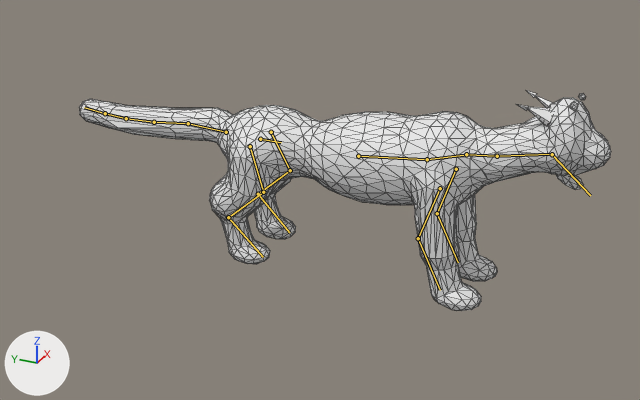
Two versions of the glTF model art/kit/creatures/creature.hill_cat/creature.hill_cat.glb, one commit apart.
Camera for both pictures: a camera (50 mm lens) standing at (-2.609, -1.272, 1.549) and looking at (-0.091, -0.138, 0.289). The axes (+X, +Y, +Z) are drawn at lower left. The lights are the same throughout. The picture after the commit comes second. Both versions are drawn at frame 11 of the action 'Snarl'; the numbers are the values there. The bones that change, and the others that lie on the model, are drawn over the model as lines. Mesh edges are drawn as thin lines.

The first picture shows 'Body'.
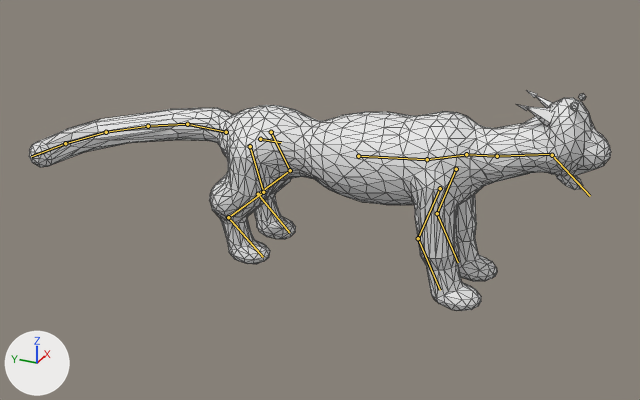
Boxes (x1, y1, x2, y2) around the edits, measured in the pictures (640 x 400 px):
'Body', posed (9% wider)
    before: (79, 90, 611, 311)
    after: (29, 90, 611, 311)
bone 'tail_1', root to tip
    before: (226, 132) to (188, 123)
    after: (226, 132) to (187, 124)
bone 'tail_2', root to tip
    before: (188, 123) to (154, 122)
    after: (187, 124) to (148, 126)
bone 'tail_3', root to tip
    before: (154, 122) to (126, 118)
    after: (148, 126) to (106, 132)
bone 'tail_4', root to tip
    before: (126, 118) to (105, 113)
    after: (106, 132) to (65, 143)
bone 'tail_5', root to tip
    before: (105, 113) to (84, 107)
    after: (65, 143) to (31, 156)

The change in detail:
Bone 'tail_1' (bone_tail_1) turns from (-4, 0, 1) to (-4, 0, 2) degrees about its own x, y and z.
Bone 'tail_2' (bone_tail_2) turns from (0, 0, -4) to (0, 0, 10) degrees about its own x, y and z.
Bone 'tail_3' (bone_tail_3) turns from (0, 0, -9) to (0, 0, 20) degrees about its own x, y and z.
Bone 'tail_4' (bone_tail_4) turns from (0, 0, -9) to (0, 0, 26) degrees about its own x, y and z.
Bone 'tail_5' (bone_tail_5) turns from (0, 0, 0) to (0, 0, 24) degrees about its own x, y and z.
